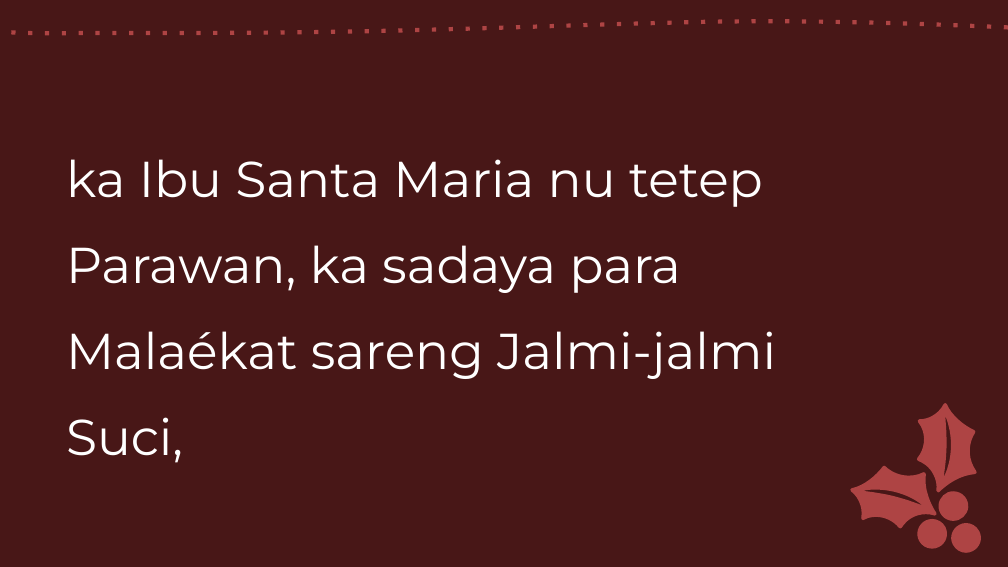
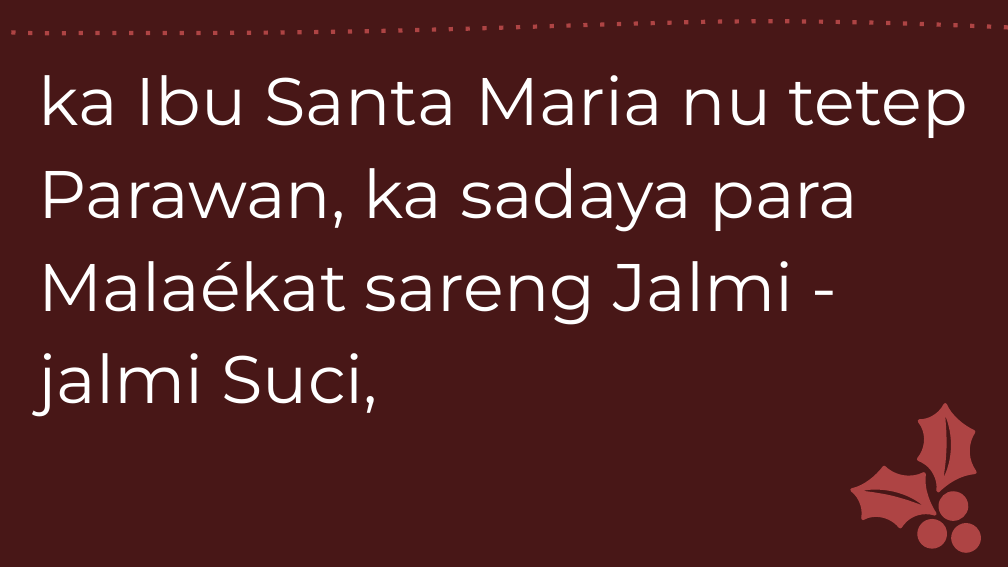
Before and after one commit to laurensius/Slide_Misa_KRC, a slide deck: slide 9 of 2020 12 tanggal 26 - 27/Misa Pesta Keluarga Kudus -Sunda.pptx. Drawn at 1008x567 pixels with LibreOffice and Linux fonts; fonts in the diff are those of the drawing. Boxes give left, top, right and bottom in pixels: in the first picture for what was removed or moved away, otherwise in the second. Text is boxed around its words. In the diff, an @@ line names an element or a change of style, - is before the commit and + after.

```diff
--- a/2020 12 tanggal 26 - 27/Misa Pesta Keluarga Kudus -Sunda.pptx
+++ b/2020 12 tanggal 26 - 27/Misa Pesta Keluarga Kudus -Sunda.pptx
@@ text at (x1=39, y1=75, x2=968, y2=417): text changed; size 36 to 48 pt @@
-ka Ibu Santa Maria nu tetep
-Parawan, ka sadaya para
-Malaékat sareng Jalmi-jalmi
-Suci,
+ka Ibu Santa Maria nu tetep Parawan, ka sadaya para Malaékat sareng Jalmi - jalmi Suci,
```
Also in this commit, not shown: 68 other slides changed, 7 slides added, 7 slides removed, 5 other files.
